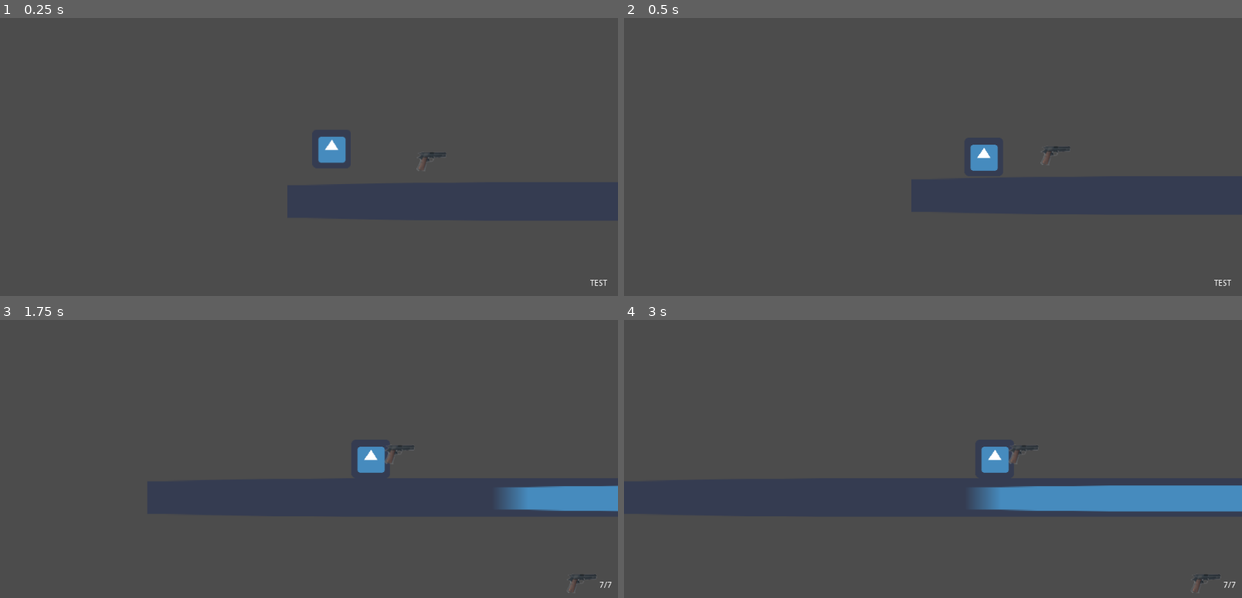
Above: before the commit, frames 1-4 (two rows, left to right).
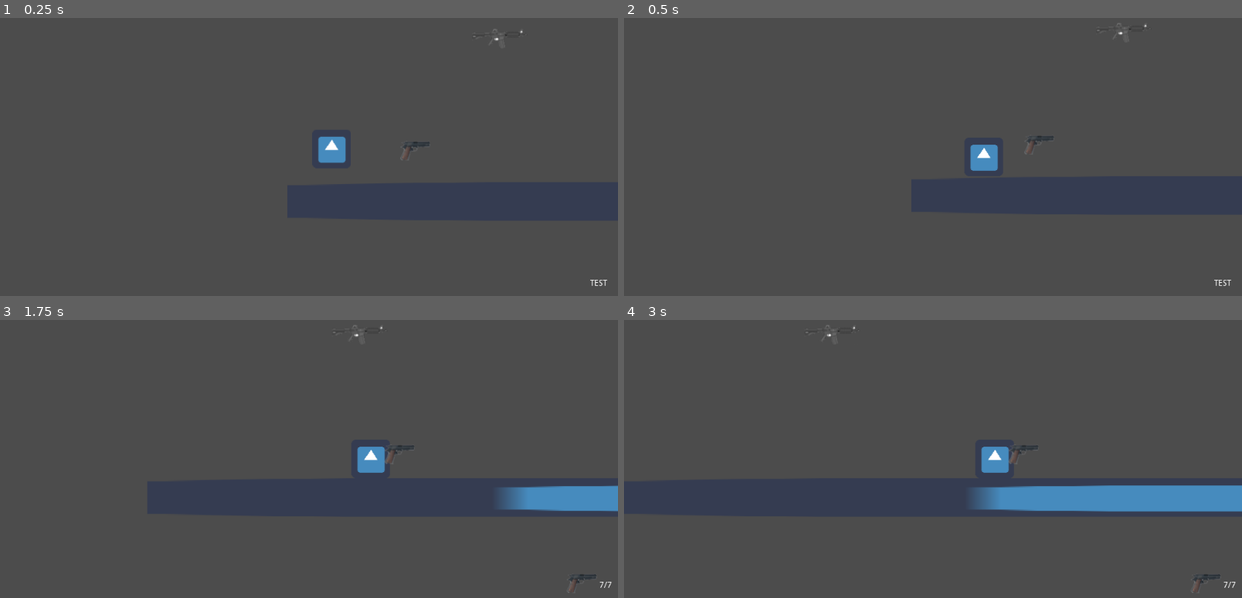
Above: after the commit, the same moments.

Repository: stranker/FasterThanTime
Game: Godot game, scene res://Scene/Test.tscn
Same seed, same stepped clock (60 frames per second), same inputs: the game is played once before the commit and once after it. The engine's default icon, where the game draws it, is replaced by a stand-in: a white triangle on a blue panel in a dark square.
Inputs:
- Up to frame 1 (0.25 s): no input
- Up to frame 2 (0.5 s): no input
- Up to frame 3 (1.75 s): no input
- Up to frame 4 (3 s): no input

The runs differ from the first frame. In frame 1, 0.1% of the frame differs, in the area x 64-85%, y 3-55%; in frame 2, 0.1%, in the area x 64-85%, y 1-53%; in frame 3, less than 0.1%; in frame 4, less than 0.1%.

Commit message:
Add M4 + Spray + Anim

Diff:
--- a/Actor/Player.tscn
+++ b/Actor/Player.tscn
@@ -34,6 +34,8 @@
 		weapons[curr_weapon].global_position = get_node(\"GunPos\").global_position
 		get_node(\"GUI/H/Weapon\").texture = weapons[curr_weapon].get_texture()
 		get_node(\"GUI/H/Label\").text = str(weapons[curr_weapon].clip)+\"/\"+str(weapons[curr_weapon].magazine)
+		if(Input.is_action_pressed(\"shoot\")):
+			weapons[curr_weapon].shoot()
 	pass
 
 func move(delta):
@@ -52,8 +54,8 @@
 	#JUMP
 	if (event.is_action(\"ui_up\") and event.is_pressed() and !event.is_echo() and is_on_floor()):
 		velocity.y = -JUMP
-	if (event.is_action(\"shoot\") and event.is_pressed() and !weapons.empty()):
-		weapons[curr_weapon].shoot()
+	#if (event.is_action(\"shoot\") and event.is_pressed() and !weapons.empty()):
+	#	weapons[curr_weapon].shoot()
 	if (event.is_action(\"reload\") and event.is_pressed() and !weapons.empty()):
 		weapons[curr_weapon].reload()
 	pass
@@ -152,6 +154,7 @@
 mouse_filter = 1
 size_flags_horizontal = 1
 size_flags_vertical = 1
+stretch_mode = 0
 
 [node name="Label" type="Label" parent="GUI/H"]
 
--- a/Object/Bullet.tscn
+++ b/Object/Bullet.tscn
@@ -8,13 +8,16 @@
 script/source = "extends Area2D
 
 var SPEED = 900
+var spray = 0
 
 func _ready():
+	randomize()
+	spray = rand_range(-spray,spray)
 	set_process(true)
 	pass
 
 func _process(delta):
-	translate(Vector2(SPEED,0)*delta)
+	translate(Vector2(SPEED,spray)*delta)
 	pass
 
 func _on_VisibilityNotifier2D_screen_exited():
--- /dev/null
+++ b/Object/M4A4.tscn
@@ -0,0 +1,147 @@
+[gd_scene load_steps=5 format=2]
+
+[ext_resource path="res://Object/M4A4.png" type="Texture" id=1]
+
+[sub_resource type="GDScript" id=2]
+
+resource_name = "M4A4.gd"
+script/source = "extends \"res://Object/Weapon.gd\"
+
+var bullet_scene = preload(\"res://Object/Bullet.tscn\")
+
+func _ready():
+	get_node(\"ShootTimer\").wait_time = 0.05
+	get_node(\"ReloadTimer\").wait_time = 2
+	set_process(true)
+	set_magazine(30)
+	set_clip(get_magazine())
+	set_texture(get_node(\"Sprite\").texture)
+	set_accuracy(30)
+	pass
+
+func _process(delta):
+	if get_taken():
+		get_parent().remove_child(self)
+		get_player().add_weapon(self)
+	pass
+
+func shoot():
+	if(get_clip() > 0):
+		if(get_canShoot()):
+			set_canShoot(false)
+			get_node(\"AnimationPlayer\").play(\"shooting\")
+			var b = bullet_scene.instance()
+			b.spray = get_accuracy()
+			get_tree().get_root().add_child(b)
+			b.global_position = get_node(\"ShootPos\").global_position
+			set_clip(get_clip()-1)
+			get_node(\"ShootTimer\").start()
+			get_node(\"ReloadTimer\").stop()
+			if(get_clip() == 0):
+				reload()
+	else:
+		reload()
+	pass
+
+
+func reload():
+	get_node(\"ReloadTimer\").start()
+
+func _on_ShootTimer_timeout():
+	set_canShoot(true)
+	pass # replace with function body
+
+
+func _on_ReloadTimer_timeout():
+	set_clip(get_magazine())
+	pass # replace with function body
+
+
+func _on_M4A4_body_entered( body ):
+	if body.is_in_group(\"player\"):
+		set_player(body)
+		set_taken(true)
+	pass # replace with function body
+"
+
+[sub_resource type="RectangleShape2D" id=1]
+
+custom_solver_bias = 0.0
+extents = Vector2( 10, 10 )
+
+[sub_resource type="Animation" id=3]
+
+resource_name = "shooting"
+length = 0.3
+loop = false
+step = 0.1
+tracks/0/type = "value"
+tracks/0/path = NodePath("Sprite:rotation_degrees")
+tracks/0/interp = 1
+tracks/0/loop_wrap = true
+tracks/0/imported = false
+tracks/0/keys = {
+"times": PoolRealArray( 0, 0.1, 0.2, 0.3 ),
+"transitions": PoolRealArray( 1, 1, 1, 1 ),
+"update": 0,
+"values": [ 0.0, -3.00248, 2.60534, 0.0 ]
+}
+
+[node name="M4A4" type="Area2D"]
+
+position = Vector2( 15.5477, -7.64207 )
+input_pickable = true
+gravity_vec = Vector2( 0, 1 )
+gravity = 98.0
+linear_damp = 0.1
+angular_damp = 1.0
+audio_bus_override = false
+audio_bus_name = "Master"
+script = SubResource( 2 )
+
+[node name="Sprite" type="Sprite" parent="."]
+
+position = Vector2( -14.5937, 8.62902 )
+texture = ExtResource( 1 )
+offset = Vector2( 14.5937, -8.62902 )
+
+[node name="CollisionShape2D" type="CollisionShape2D" parent="."]
+
+position = Vector2( 4.11615, 0 )
+scale = Vector2( 4.27712, 1 )
+shape = SubResource( 1 )
+
+[node name="ShootPos" type="Position2D" parent="."]
+
+position = Vector2( 50.5957, -7.11502 )
+
+[node name="ShootTimer" type="Timer" parent="."]
+
+process_mode = 1
+wait_time = 1.0
+one_shot = false
+autostart = false
+
+[node name="ReloadTimer" type="Timer" parent="."]
+
+process_mode = 1
+wait_time = 1.0
+one_shot = false
+autostart = false
+
+[node name="AnimationPlayer" type="AnimationPlayer" parent="."]
+
+playback_process_mode = 1
+playback_default_blend_time = 0.0
+root_node = NodePath("..")
+anims/shooting = SubResource( 3 )
+playback/active = true
+playback/speed = 1.0
+blend_times = [  ]
+autoplay = ""
+
+[connection signal="body_entered" from="." to="." method="_on_M4A4_body_entered"]
+
+[connection signal="timeout" from="ShootTimer" to="." method="_on_ShootTimer_timeout"]
+
+[connection signal="timeout" from="ReloadTimer" to="." method="_on_ReloadTimer_timeout"]
--- a/Object/Pistol.tscn
+++ b/Object/Pistol.tscn
@@ -16,6 +16,7 @@
 	set_magazine(7)
 	set_clip(get_magazine())
 	set_texture(get_node(\"Pistol\").texture)
+	set_accuracy(20)
 	pass
 
 func _process(delta):
@@ -28,8 +29,10 @@
 	if(get_clip() > 0):
 		if(get_canShoot()):
 			set_canShoot(false)
+			get_node(\"AnimationPlayer\").play(\"shooting\")
 			var b = bullet_scene.instance()
 			get_tree().get_root().add_child(b)
+			b.spray = get_accuracy()
 			b.global_position = get_node(\"ShotPos\").global_position
 			set_clip(get_clip()-1)
 			get_node(\"ShootTime\").start()
@@ -66,6 +69,24 @@
 custom_solver_bias = 0.0
 radius = 20.8481
 
+[sub_resource type="Animation" id=3]
+
+resource_name = "shooting"
+length = 0.3
+loop = false
+step = 0.1
+tracks/0/type = "value"
+tracks/0/path = NodePath("Pistol:rotation_degrees")
+tracks/0/interp = 1
+tracks/0/loop_wrap = true
+tracks/0/imported = false
+tracks/0/keys = {
+"times": PoolRealArray( 0, 0.1, 0.3 ),
+"transitions": PoolRealArray( 1, 1, 1 ),
+"update": 0,
+"values": [ 0.0, -23.2656, 0.0 ]
+}
+
 [node name="Pistol" type="Area2D"]
 
 input_pickable = true
@@ -79,8 +100,9 @@
 
 [node name="Pistol" type="Sprite" parent="."]
 
-position = Vector2( 13.0986, -6.19358 )
+position = Vector2( -5.69135, 5.23539 )
 texture = ExtResource( 1 )
+offset = Vector2( 18.7899, -11.429 )
 
 [node name="ShotPos" type="Position2D" parent="."]
 
@@ -105,6 +127,17 @@
 position = Vector2( 13.5598, -5.81134 )
 shape = SubResource( 2 )
 
+[node name="AnimationPlayer" type="AnimationPlayer" parent="."]
+
+playback_process_mode = 1
+playback_default_blend_time = 0.0
+root_node = NodePath("..")
+anims/shooting = SubResource( 3 )
+playback/active = true
+playback/speed = 1.0
+blend_times = [  ]
+autoplay = ""
+
 [connection signal="body_entered" from="." to="." method="_on_Pistol_body_entered"]
 
 [connection signal="timeout" from="ShootTime" to="." method="_on_ShootTime_timeout"]
--- a/Object/Weapon.gd
+++ b/Object/Weapon.gd
@@ -6,6 +6,8 @@
 var taken = false
 var player = null
 var texture = null
+var accuracy = 0
+
 
 func _ready():
 	pass
@@ -46,5 +48,11 @@
 func set_canShoot(b):
 	canShoot = b
 
+func get_accuracy():
+	return accuracy
+
+func set_accuracy(cant):
+	accuracy = cant
+
 func shoot():
 	pass
--- a/Scene/Test.tscn
+++ b/Scene/Test.tscn
@@ -1,9 +1,10 @@
-[gd_scene load_steps=6 format=2]
+[gd_scene load_steps=7 format=2]
 
 [ext_resource path="res://icon.png" type="Texture" id=1]
 [ext_resource path="res://Actor/Player.tscn" type="PackedScene" id=2]
 [ext_resource path="res://Actor/Enemy.tscn" type="PackedScene" id=3]
 [ext_resource path="res://Object/Pistol.tscn" type="PackedScene" id=4]
+[ext_resource path="res://Object/M4A4.tscn" type="PackedScene" id=5]
 
 [sub_resource type="RectangleShape2D" id=1]
 
@@ -14,7 +15,6 @@
 
 [node name="Piso" type="StaticBody2D" parent="."]
 
-editor/display_folded = true
 position = Vector2( 1923.65, 533.598 )
 scale = Vector2( 60.113, 1 )
 input_pickable = false
@@ -117,4 +117,8 @@
 
 [node name="Pistol" parent="." instance=ExtResource( 4 )]
 
-position = Vector2( 226.504, 472.926 )
+position = Vector2( 199.359, 455.438 )
+
+[node name="M4A4" parent="." instance=ExtResource( 5 )]
+
+position = Vector2( 351.794, 262.698 )
Binary file added: Object/M4A4.png
Not shown, added: Object/M4A4.png.import
Not shown: 1 places in Object/Pistol.tscn that only renumber resources
